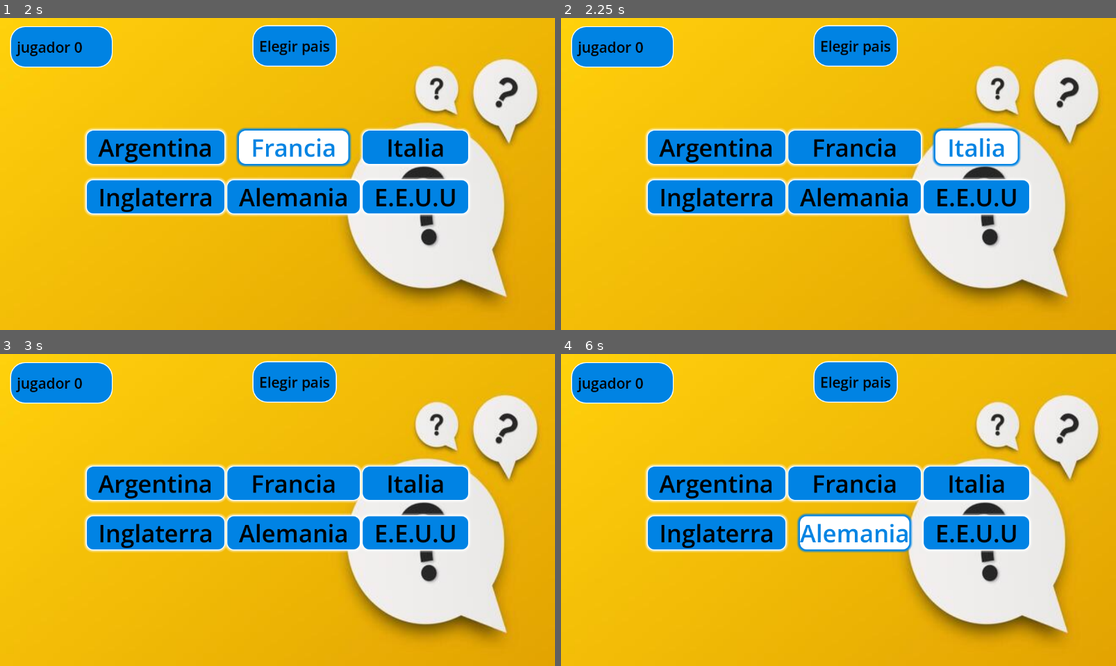
Above: before the commit, frames 1-4 (two rows, left to right).
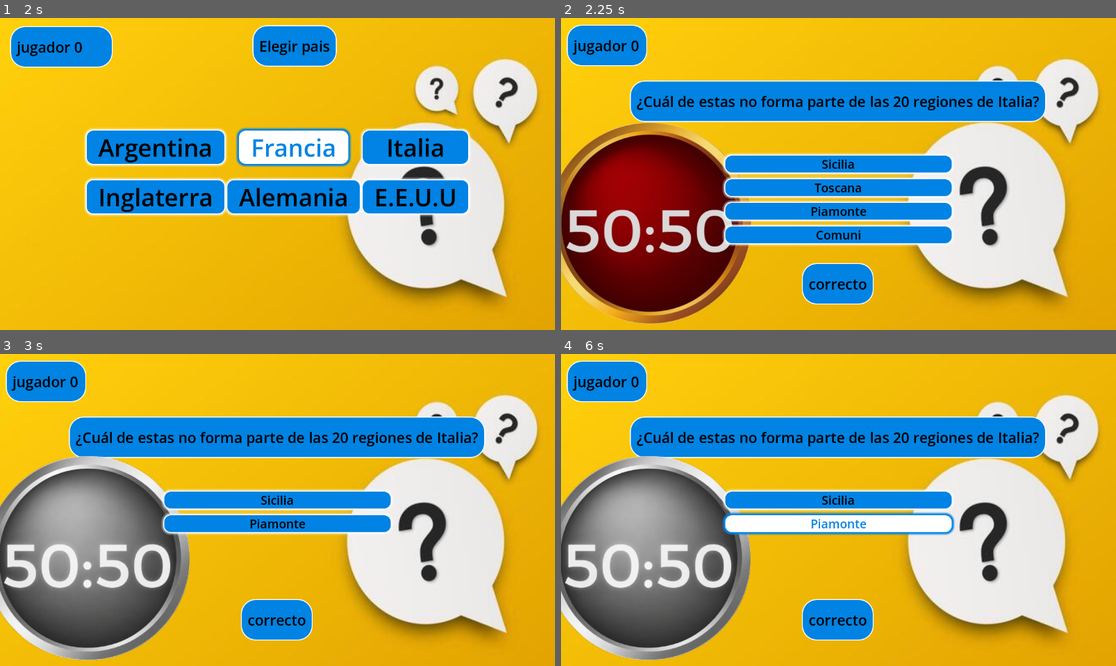
Above: after the commit, the same moments.

Repository: tobiflores/TriviaMundial-Alonso_Flores
Game: Godot game, scene res://Escenas/elegir_pais.tscn
Same seed, same stepped clock (60 frames per second), same inputs: the game is played once before the commit and once after it. This scene is started directly instead of the project's main scene.
Inputs (mouse positions are in pixels of both pictures, inside the frame that each line leads up to):
- Up to frame 1 (2 s): click "Argentina" at 0.5 s; click "Francia" at 1.25 s
- Up to frame 2 (2.25 s): click "Italia" at 2 s
- Up to frame 3 (3 s): click (77, 559) at 2.77 s
- Up to frame 4 (6 s): click "Argentina" (after the commit: "Sicilia") at 3.5 s; click "Italia" (after the commit: "Piamonte") at 4.25 s; click (716, 531) at 5 s, where only the run before the commit has a clickable "Inglaterra"; click (855, 531) at 5.75 s, where only the run before the commit has a clickable "Alemania"

Frame 1 is identical in both runs. In frame 2, 46% of the frame differs, in the area x 0-88%, y 2-99%; in frame 3, 45%; in frame 4, 45%.
Error after the commit: Cannot call method 'duplicate' on a null value. (res://Scripts/elegir_pais.gd:14)

Commit message:
ahora cuando presionas el boton del pais te lleva a un pregunta random de ese pais

Diff:
--- a/Escenas/elegir_pais.tscn
+++ b/Escenas/elegir_pais.tscn
@@ -1,6 +1,7 @@
 [gd_scene format=3 uid="uid://mwlh76ws766a"]
 
 [ext_resource type="Texture2D" uid="uid://b4ui3ygdpmrxi" path="res://Imagenes/yellow-question-mark-background-with-text-space-quiz-symbol-vector.jpg" id="1_mr4ue"]
+[ext_resource type="Script" uid="uid://crtwxap3l6qcg" path="res://Scripts/elegir_pais.gd" id="1_t3e3d"]
 
 [sub_resource type="StyleBoxTexture" id="StyleBoxTexture_t3e3d"]
 texture = ExtResource("1_mr4ue")
@@ -72,6 +73,7 @@
 anchor_bottom = 1.0
 grow_horizontal = 2
 grow_vertical = 2
+script = ExtResource("1_t3e3d")
 
 [node name="Panel" type="Panel" parent="." unique_id=135103691]
 layout_mode = 0
--- a/Scripts/elegir_pais.gd
+++ b/Scripts/elegir_pais.gd
@@ -1,3 +1,20 @@
+extends Control
+
+func _ready() -> void:
+	print("elegir_pais _ready ejecutado")
+	$GridContainer/Button6.pressed.connect(_al_clickear_bandera.bind("estadosunidos"))
+	$GridContainer/Button.pressed.connect(_al_clickear_bandera.bind("argentina"))
+	$GridContainer/Button4.pressed.connect(_al_clickear_bandera.bind("inglaterra"))
+	$GridContainer/Button2.pressed.connect(_al_clickear_bandera.bind("francia"))
+	$GridContainer/Button3.pressed.connect(_al_clickear_bandera.bind("italia"))
+	$GridContainer/Button5.pressed.connect(_al_clickear_bandera.bind("alemania"))
+
 func _al_clickear_bandera(codigo_pais: String):
 	var ruta = "res://data/paises/%s.tres" % codigo_pais
 	var datos_pais: DatosPais = load(ruta).duplicate(true)
+	var pregunta_scene = load("res://Escenas/pregunta.tscn").instantiate()
+	pregunta_scene.datos_pais = datos_pais
+
+	get_tree().root.add_child(pregunta_scene)
+	get_tree().current_scene.queue_free()
+	get_tree().current_scene = pregunta_scene
--- a/Scripts/ronda.gd
+++ b/Scripts/ronda.gd
@@ -1,8 +1,12 @@
 extends Node
 
+var datos_pais: DatosPais = null
 var pais_actual: DatosPais
 var cola_preguntas: Array[Pregunta] = []
 var indiceActual: int = 0
+
+func _ready() -> void:
+	iniciar(datos_pais)
 
 func iniciar(datos: DatosPais):
 	pais_actual = datos
@@ -12,7 +16,7 @@
 
 func mostrar_pregunta(indice: int):
 	var preguntaActual: Pregunta = cola_preguntas[indice]
-	$LabelPregunta.text = preguntaActual.enunciado
+	$Label.text = preguntaActual.enunciado
 	var opciones_mezcladas = preguntaActual.opciones.duplicate()
 	var respuesta_correcta = opciones_mezcladas[preguntaActual.indice_correcto]
 	opciones_mezcladas.shuffle()
--- a/data/paises/italia.tres
+++ b/data/paises/italia.tres
@@ -1,3 +1,8 @@
-[gd_resource type="Resource" format=3 uid="uid://cqi5sv7lkn7tr"]
+[gd_resource type="Resource" script_class="DatosPais" format=3 uid="uid://cqi5sv7lkn7tr"]
+
+[ext_resource type="Script" uid="uid://bvh63cpdgav1d" path="res://Scripts/pregunta.gd" id="1_e33m3"]
+[ext_resource type="Script" uid="uid://dn546t0plwfgf" path="res://Scripts/datospais.gd" id="2_n007m"]
 
 [resource]
+script = ExtResource("2_n007m")
+pais = "Italia"
Not shown, changed: Scripts/elegir_pais.gd.uid
